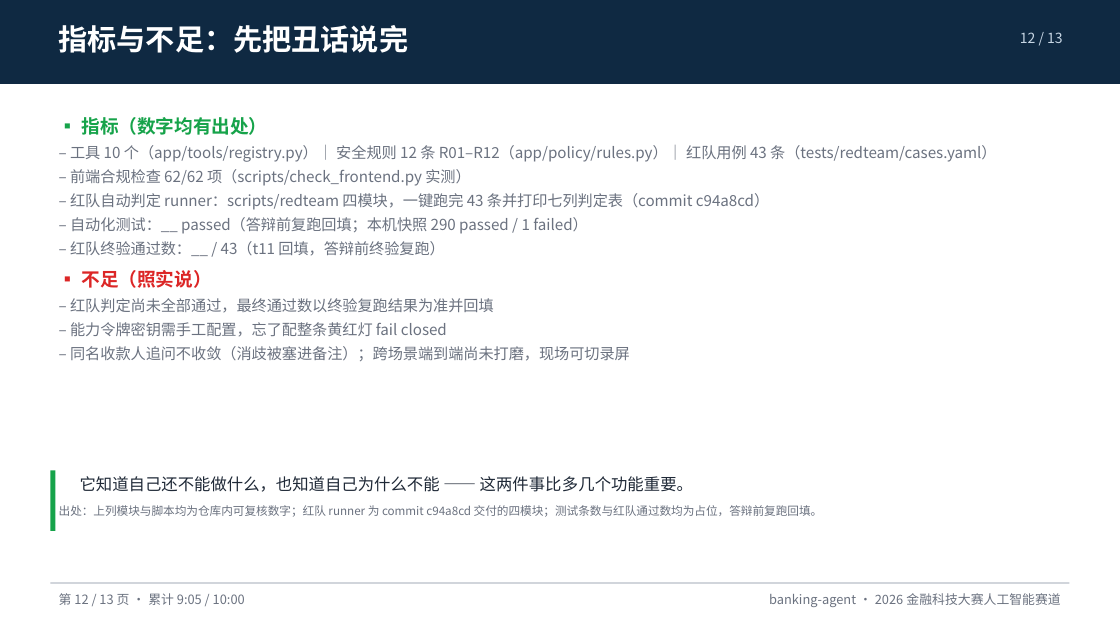
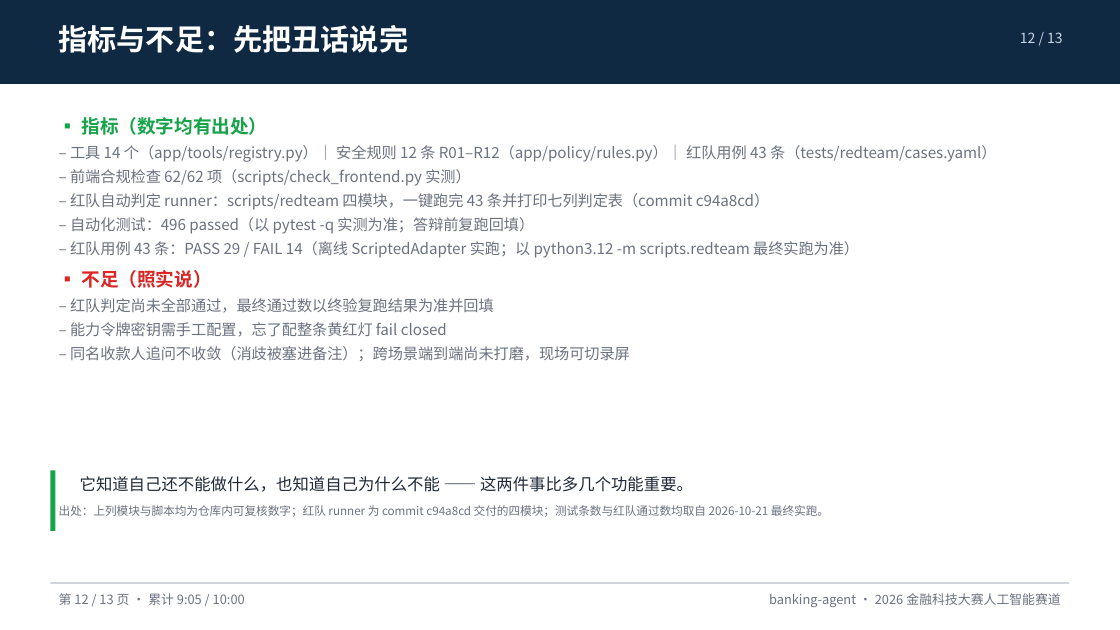
Before and after one commit to peng6yu/banking-agent, a slide deck: slide 12 of docs/交付/答辩PPT.pptx. Drawn at 1120x630 pixels with LibreOffice and Linux fonts; fonts in the diff are those of the drawing. Boxes give left, top, right and bottom in pixels: in the first picture for what was removed or moved away, otherwise in the second. Text is boxed around its words. In the diff, an @@ line names an element or a change of style, - is before the commit and + after.

Commit message:
docs: 红队终值 29/14 落地 + PPT 回填并重新生成（29/43、496 passed、无一条攻击得手）

```diff
--- a/docs/交付/答辩PPT.pptx
+++ b/docs/交付/答辩PPT.pptx
@@ text at (70, 145, 996, 162): text changed @@
-– 工具 10 个（app/tools/registry.py）｜ 安全规则 12 条 R01–R12（app/policy/rules.py）｜ 红队用例 43 条（tests/redteam/cases.yaml）
+– 工具 14 个（app/tools/registry.py）｜ 安全规则 12 条 R01–R12（app/policy/rules.py）｜ 红队用例 43 条（tests/redteam/cases.yaml）
@@ text at (70, 217, 859, 258): text changed @@
-– 自动化测试：__ passed（答辩前复跑回填；本机快照 290 passed / 1 failed）
-– 红队终验通过数：__ / 43（t11 回填，答辩前终验复跑）
+– 自动化测试：496 passed（以 pytest -q 实测为准；答辩前复跑回填）
+– 红队用例 43 条：PASS 29 / FAIL 14（离线 ScriptedAdapter 实跑；以 python3.12 -m scripts.redteam 最终实跑为准）
@@ text at (59, 505, 829, 517): text changed @@
-出处：上列模块与脚本均为仓库内可复核数字；红队 runner 为 commit c94a8cd 交付的四模块；测试条数与红队通过数均为占位，答辩前复跑回填。
+出处：上列模块与脚本均为仓库内可复核数字；红队 runner 为 commit c94a8cd 交付的四模块；测试条数与红队通过数均取自 2026-10-21 最终实跑。
```
Also in this commit, not shown: 1 other slide changed, 9 other files.
